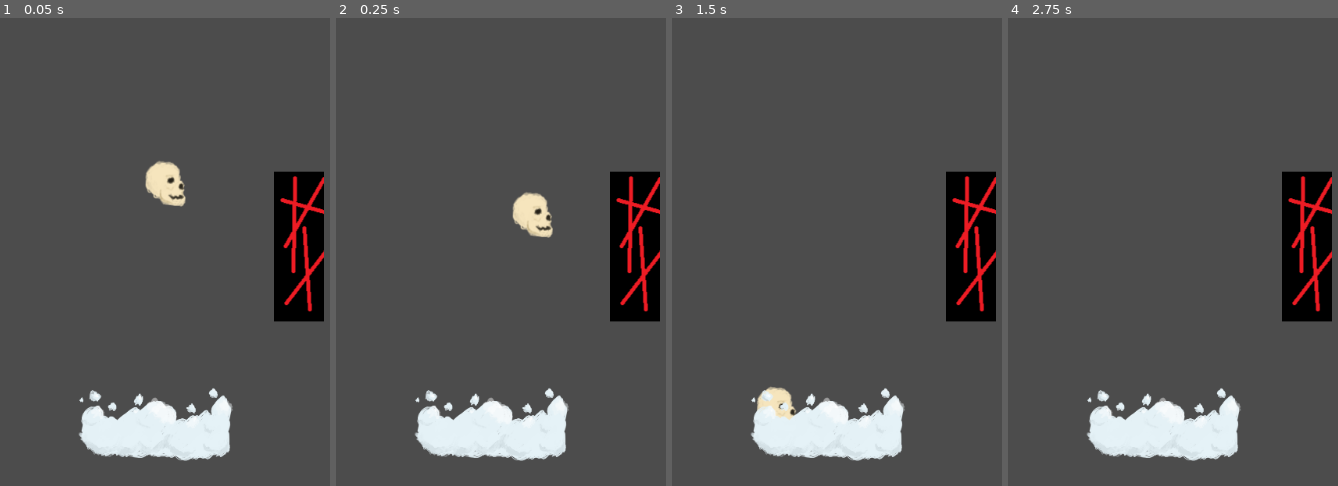
Above: before the commit, frames 1-4 (left to right).
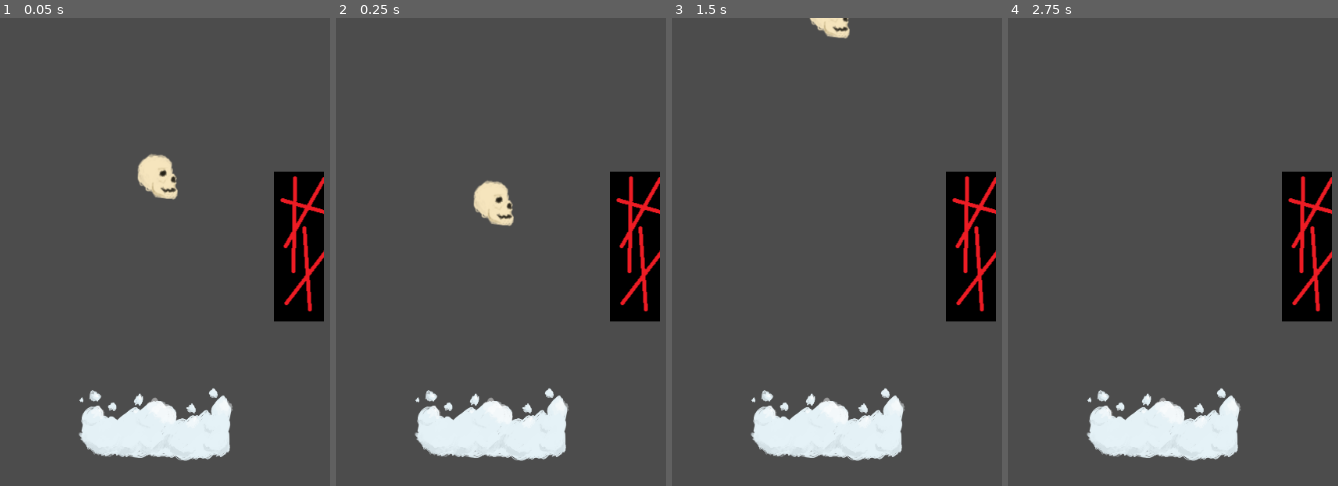
Above: after the commit, the same moments.

Repository: 4X3L/sky-high
Game: Godot game, scene res://Game.tscn
Two runs of this game, one before a commit and one after it. Both use one fixed random seed, a clock stepped at 60 frames per second and the inputs below.
Inputs (mouse positions are in pixels of both pictures, inside the frame that each line leads up to):
- Up to frame 1 (0.05 s): no input
- Up to frame 2 (0.25 s): no input
- Up to frame 3 (1.5 s): move the mouse to (936, 228) at 0.52 s; click (936, 228) at 0.6 s; move the mouse to (outside the picture) at 1.27 s; click (outside the picture) at 1.35 s
- Up to frame 4 (2.75 s): move the mouse to (1176, 149) at 2.02 s; click (1176, 149) at 2.1 s

The runs differ from the first frame. In frame 1, 0.8% of the frame differs, in the area x 41-57%, y 29-41%; in frame 2, 1.8%, in the area x 41-66%, y 34-48%; in frame 3, 0.9%; in frame 4, nothing differs.

Commit message:
Added jumping

Diff:
--- a/Player.gd
+++ b/Player.gd
@@ -6,11 +6,19 @@
 
 # Our velocity
 const velocity = Vector2(0, 0)
+const GRAVITY = 20
 
 func _ready():
-	velocity[0] = 200
-	velocity[1] = 200
+	velocity[0] = 0
+	velocity[1] = 0
 
+# Called on input
+func _input(event):
+	if event.is_action("game_click"):
+		velocity[1] = -800
+
+func _gravity():
+	velocity[1] = velocity[1] + GRAVITY
 
 # Called every frame. 'delta' is the elapsed time since the previous frame.
 func _process(delta):
@@ -27,3 +35,6 @@
 		elif "Walls" in groups:
 			print("Wall found!")
 			velocity[0] = - velocity[0]
+			_gravity()
+	else:
+		_gravity()
--- a/project.godot
+++ b/project.godot
@@ -51,6 +51,12 @@
 "events": [ Object(InputEventKey,"resource_local_to_scene":false,"resource_name":"","device":0,"alt":false,"shift":false,"control":false,"meta":false,"command":false,"pressed":false,"scancode":16777217,"unicode":0,"echo":false,"script":null)
  ]
 }
+game_click={
+"deadzone": 0.5,
+"events": [ Object(InputEventMouseButton,"resource_local_to_scene":false,"resource_name":"","device":0,"alt":false,"shift":false,"control":false,"meta":false,"command":false,"button_mask":0,"position":Vector2( 0, 0 ),"global_position":Vector2( 0, 0 ),"factor":1.0,"button_index":1,"pressed":false,"doubleclick":false,"script":null)
+, Object(InputEventMouseButton,"resource_local_to_scene":false,"resource_name":"","device":0,"alt":false,"shift":false,"control":false,"meta":false,"command":false,"button_mask":0,"position":Vector2( 0, 0 ),"global_position":Vector2( 0, 0 ),"factor":1.0,"button_index":2,"pressed":false,"doubleclick":false,"script":null)
+ ]
+}
 
 [rendering]
 
